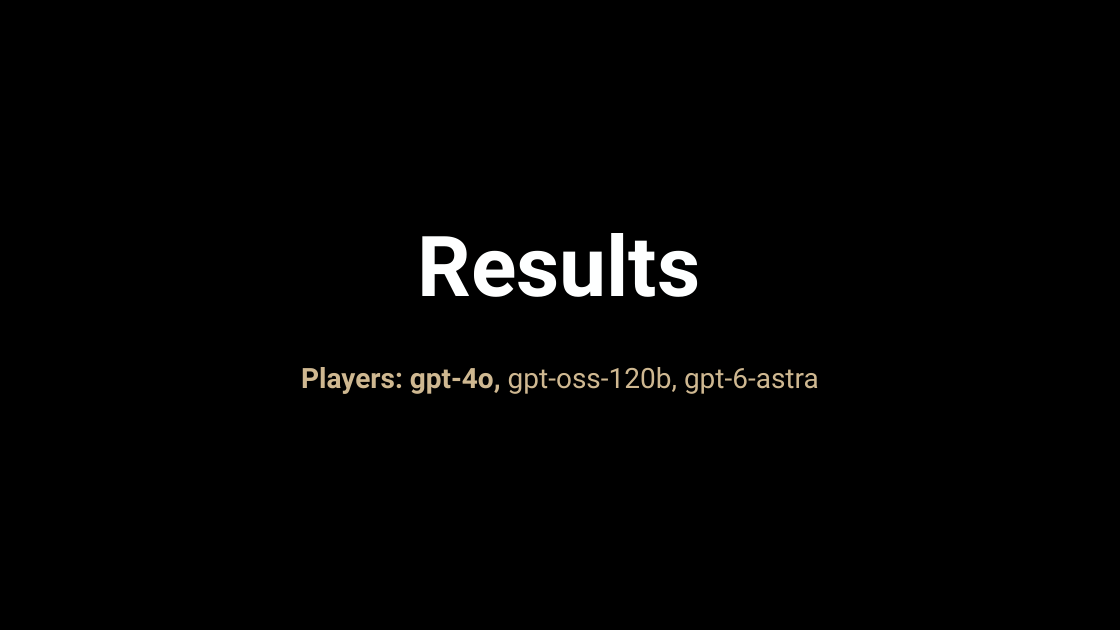
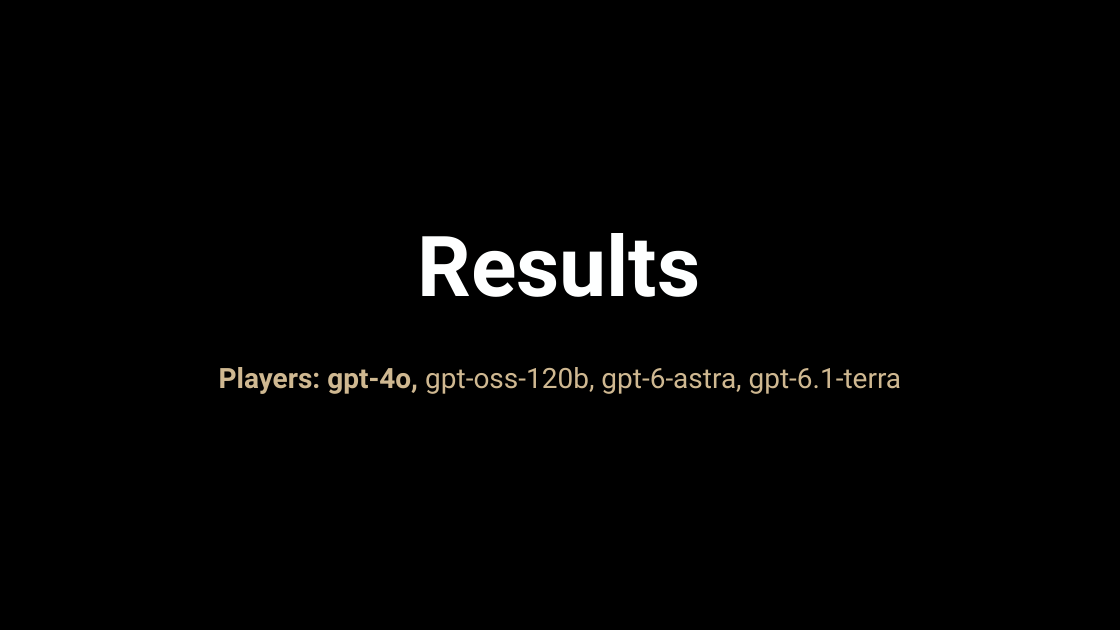
Before and after one commit to Brook-nimuit/AI_HALLUCINATION_CASCADE, a slide deck: slide 18 of PurdueUniversity-Presentation-Template-Widescreen-BrandFonts-2026.pptx/PurdueUniversity-Presentation-Template-Widescreen-BrandFonts-2026.pptx (slide 16 before the commit). Drawn at 1120x630 pixels with LibreOffice and Linux fonts; fonts in the diff are those of the drawing; background and template pictures are left out. Boxes give left, top, right and bottom in pixels: in the first picture for what was removed or moved away, otherwise in the second. Text is boxed around its words. In the diff, an @@ line names an element or a change of style, - is before the commit and + after.

```diff
--- a/PurdueUniversity-Presentation-Template-Widescreen-BrandFonts-2026.pptx/PurdueUniversity-Presentation-Template-Widescreen-BrandFonts-2026.pptx
+++ b/PurdueUniversity-Presentation-Template-Widescreen-BrandFonts-2026.pptx/PurdueUniversity-Presentation-Template-Widescreen-BrandFonts-2026.pptx
@@ text at (219, 367, 902, 394): text changed @@
-Players: gpt-4o, gpt-oss-120b, gpt-6-astra
+Players: gpt-4o, gpt-oss-120b, gpt-6-astra, gpt-6.1-terra
```
Also in this commit, not shown: 9 other slides changed, 8 slides added, 24 slides removed, 16 other files.
